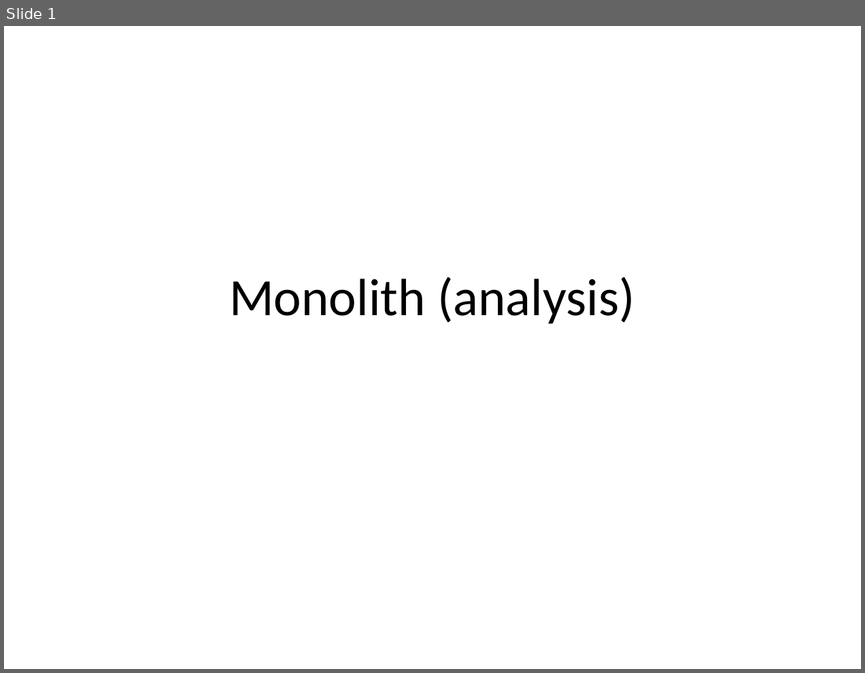
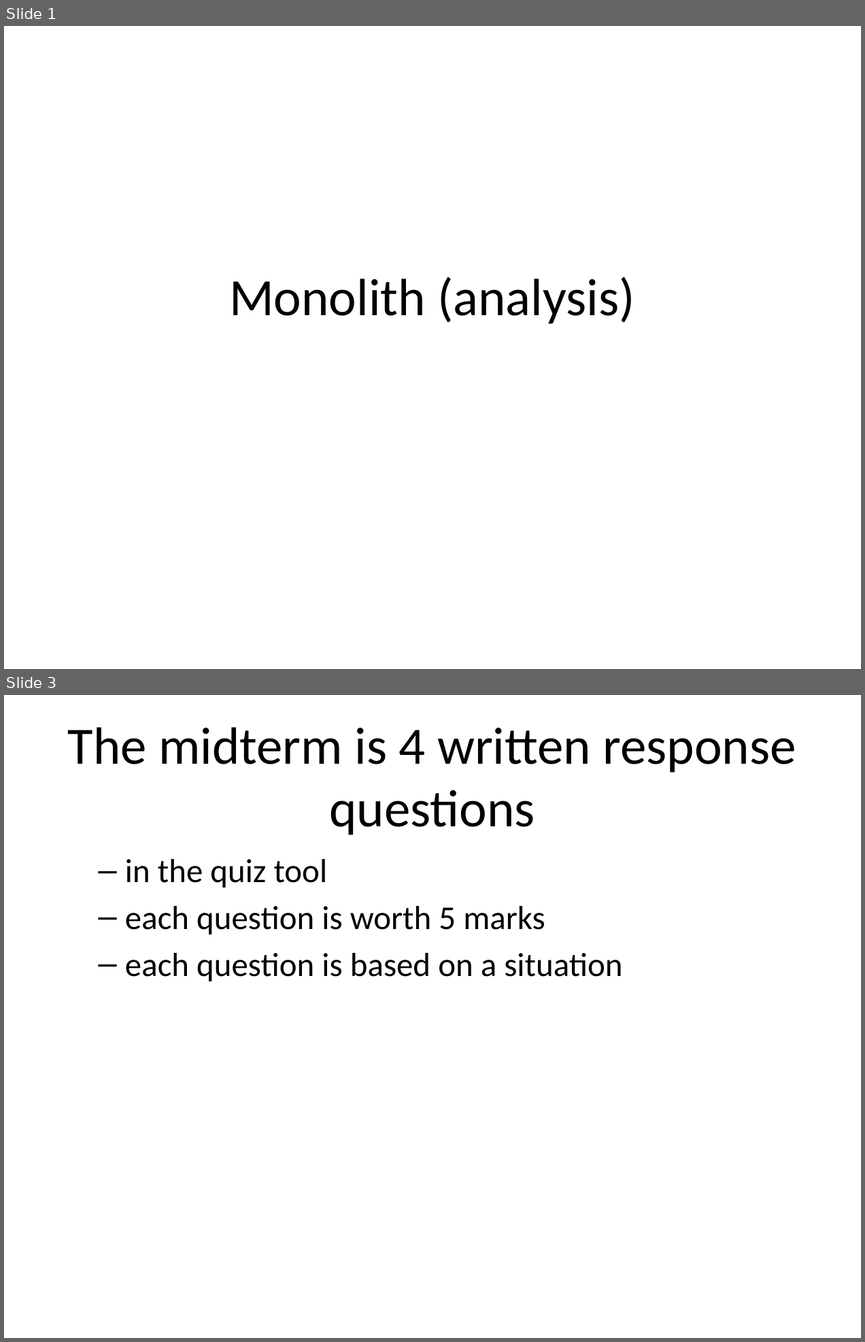
Before and after one commit to rhildred/INFO8985, a slide deck: monolith_analysis/slides.pptx. Shown one above the other, each under a label of ours: slide 1 before the commit, slides 1 and 3 after it; the slides between them are not shown. The pictures are 865x673 and 865x1342 pixels, drawn with LibreOffice and Linux fonts; fonts in the diff are those of the drawing. Boxes give left, top, right and bottom in pixels: in the first picture for what was removed or moved away, otherwise in the second. Text is boxed around its words. In the diff, an @@ line names an element or a change of style, - is before the commit and + after.

```diff
--- a/monolith_analysis/slides.pptx
+++ b/monolith_analysis/slides.pptx
@@ slide 3 added at [4, 695, 861, 1338], background #FFFFFF @@
@@ title added at [68, 727, 796, 835], 44 pt, text #000000 @@
+The midterm is 4 written response questions
@@ text added at [125, 859, 622, 981], 28 pt, text #000000 @@
+  – in the quiz tool
+  – each question is worth 5 marks
+  – each question is based on a situation
```
Also in this commit, not shown: 1 slide changed, 5 other slides added, 3 slides removed, 16 other files.
